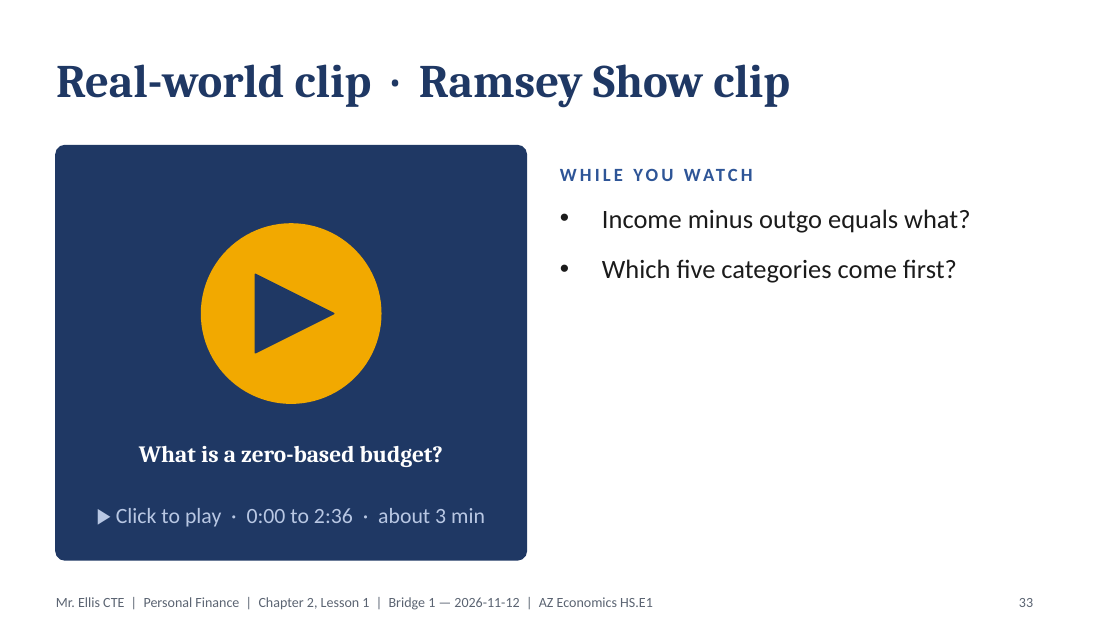
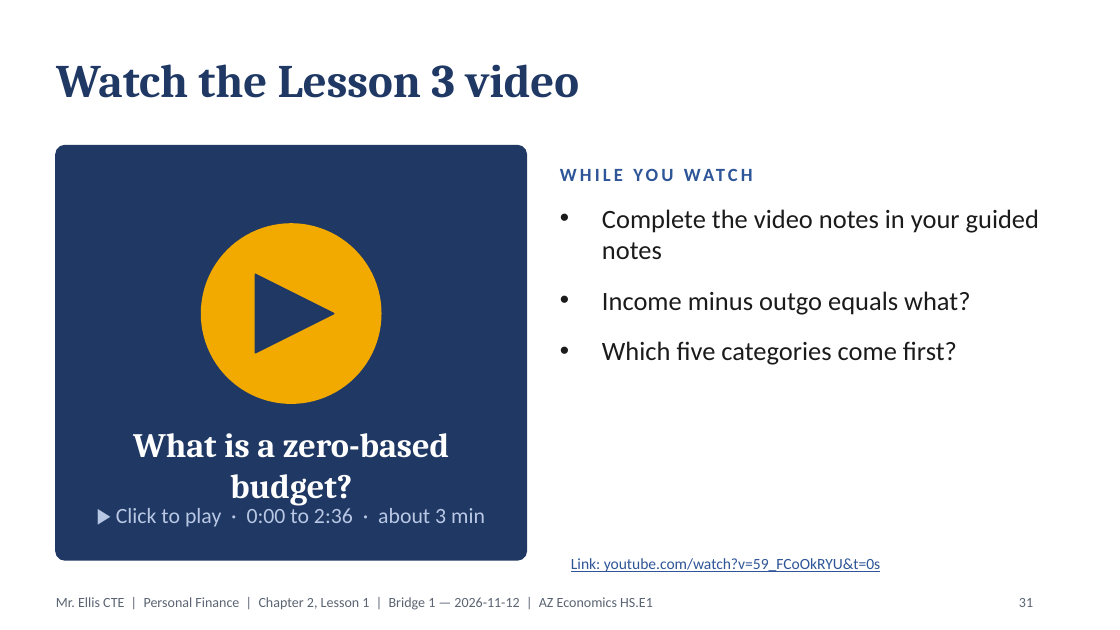
Before and after one commit to highgroundthree-art/electrical-el1-study-guides, a slide deck: slide 31 of financial-comprehension/personal/adult/Ch02_All_Lessons_ADULTS.pptx (slide 33 before the commit). Drawn at 1120x630 pixels with LibreOffice and Linux fonts; fonts in the diff are those of the drawing. Boxes give left, top, right and bottom in pixels: in the first picture for what was removed or moved away, otherwise in the second. Text is boxed around its words. In the diff, an @@ line names an element or a change of style, - is before the commit and + after.

```diff
--- a/financial-comprehension/personal/adult/Ch02_All_Lessons_ADULTS.pptx
+++ b/financial-comprehension/personal/adult/Ch02_All_Lessons_ADULTS.pptx
@@ title at (56, 64, 579, 98): text changed @@
-Real-world clip · Ramsey Show clip
+Watch the Lesson 3 video
@@ text at (602, 209, 1039, 259): paragraph added @@
+• Complete the video notes in your guided notes
@@ text "What is a zero-based budget?": place and size @@
-text "What is a zero-based budget?" at (139, 446, 443, 467)
+text "What is a zero-based budget?" at (133, 433, 449, 506)
@@ text "What is a zero-based budget?" at (133, 433, 449, 506): size 15 to 22 pt @@
@@ text added at (571, 558, 880, 572), 10 pt, text #2E5597, underline @@
+Link: youtube.com/watch?v=59_FCoOkRYU&t=0s
@@ page number at (1019, 598, 1033, 607): text changed @@
-33
+31
```
Also in this commit, not shown: 5 other slides changed, 4 slides removed, 11 other files.
